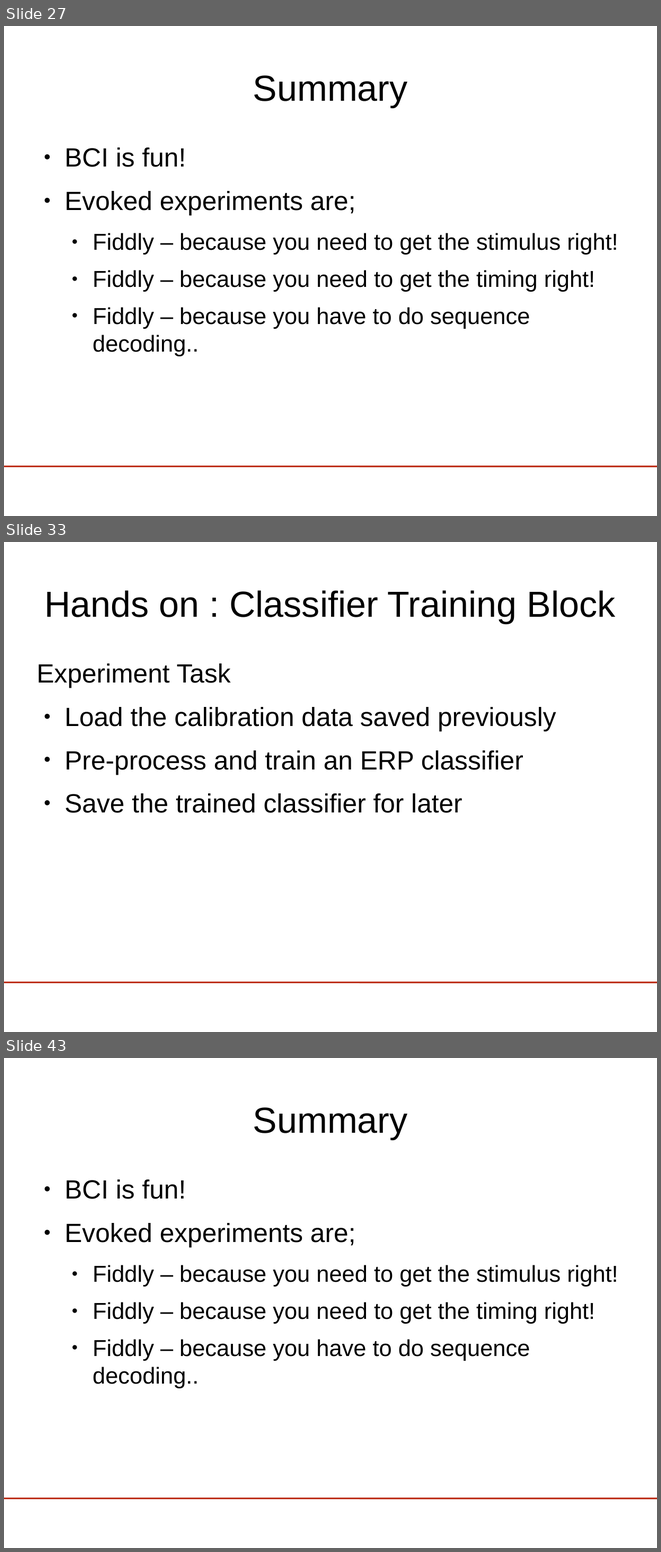
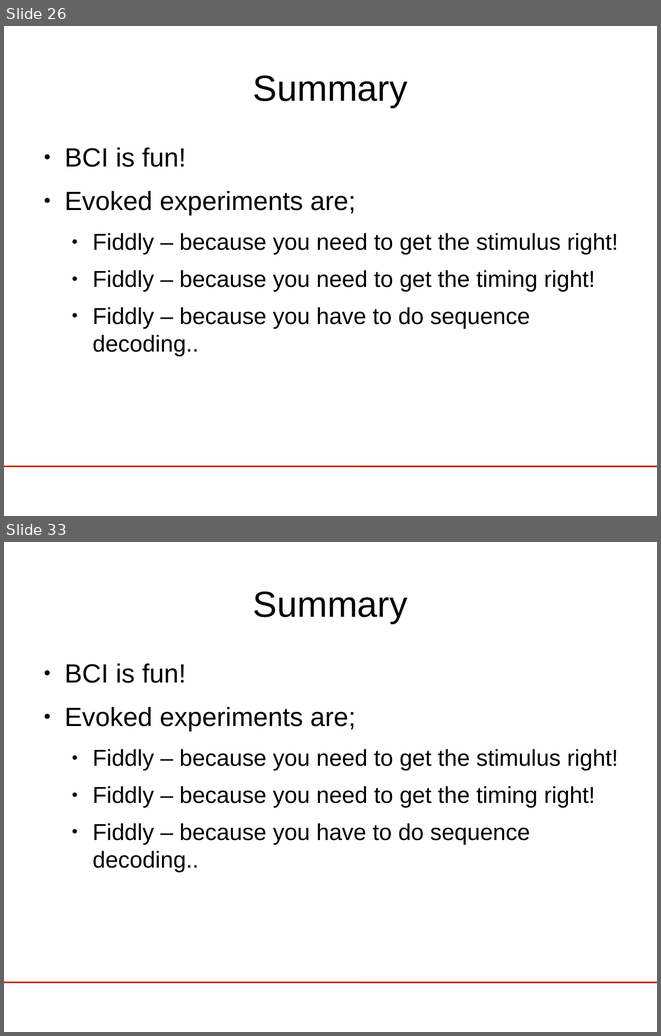
Before and after one commit to riccardosamperna/buffer_bci, a slide deck: tutorial/lect5-visspell/visualSpeller.odp. Shown one above the other, each under a label of ours: slides 27, 33 and 43 before the commit, slides 26 and 33 after it; the slides between them are not shown. The pictures are 661x1552 and 661x1036 pixels, drawn with LibreOffice and Linux fonts; fonts in the diff are those of the drawing; background and template pictures are left out. Boxes give left, top, right and bottom in pixels: in the first picture for what was removed or moved away, otherwise in the second. Text is boxed around its words. In the diff, an @@ line names an element or a change of style, - is before the commit and + after.

```diff
--- a/tutorial/lect5-visspell/visualSpeller.odp
+++ b/tutorial/lect5-visspell/visualSpeller.odp
@@ slide 33 removed at [4,542,657,1032], background #FFFFFF; not listed: 1 template element that a slide beside it also shows @@
@@ title removed at [44,590,616,623] @@
-Hands on : Classifier Training Block
@@ text removed at [37,663,556,813] @@
-Experiment Task
-● Load the calibration data saved previously
-● Pre-process and train an ERP classifier
-● Save the trained classifier for later
@@ what was slide 27 is now slide 26 @@
@@ what was slide 43 is now slide 33 @@
```
Also in this commit, not shown: 1 slide changed, 6 slides added, 15 other slides removed, 3 other files.
